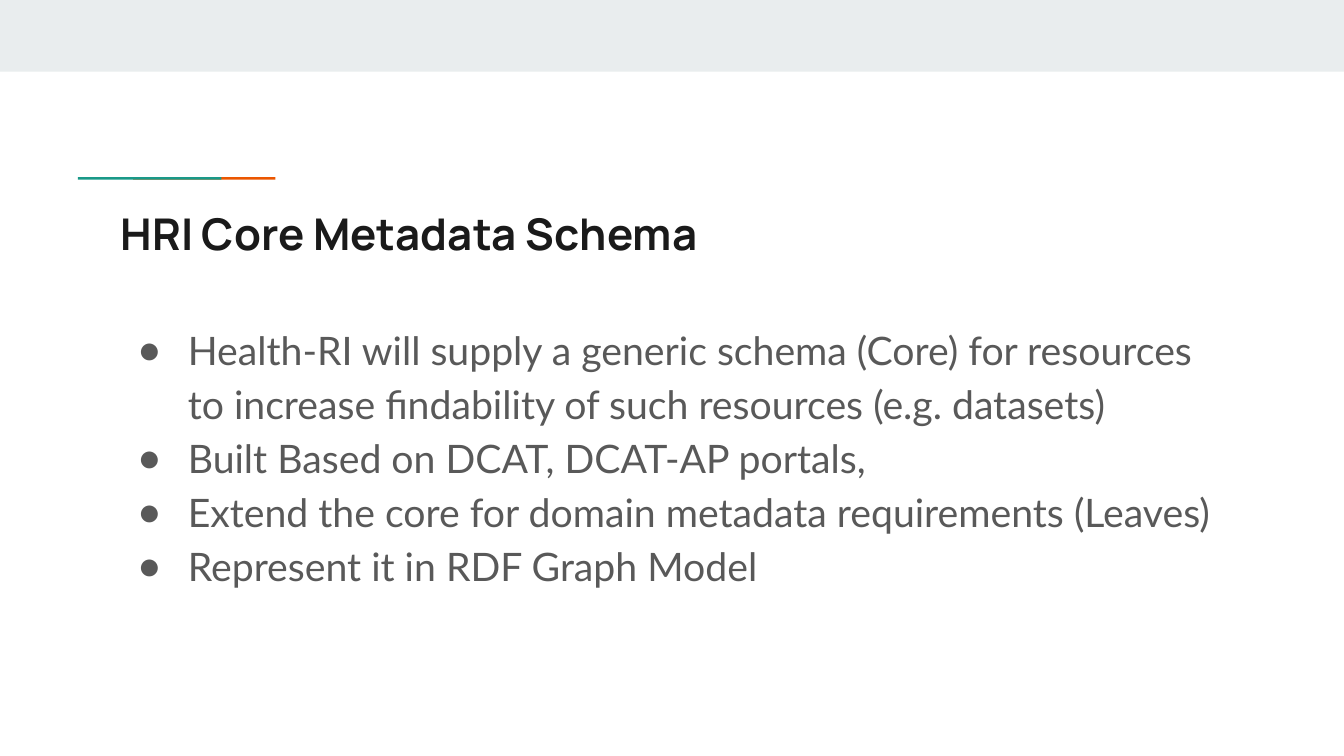
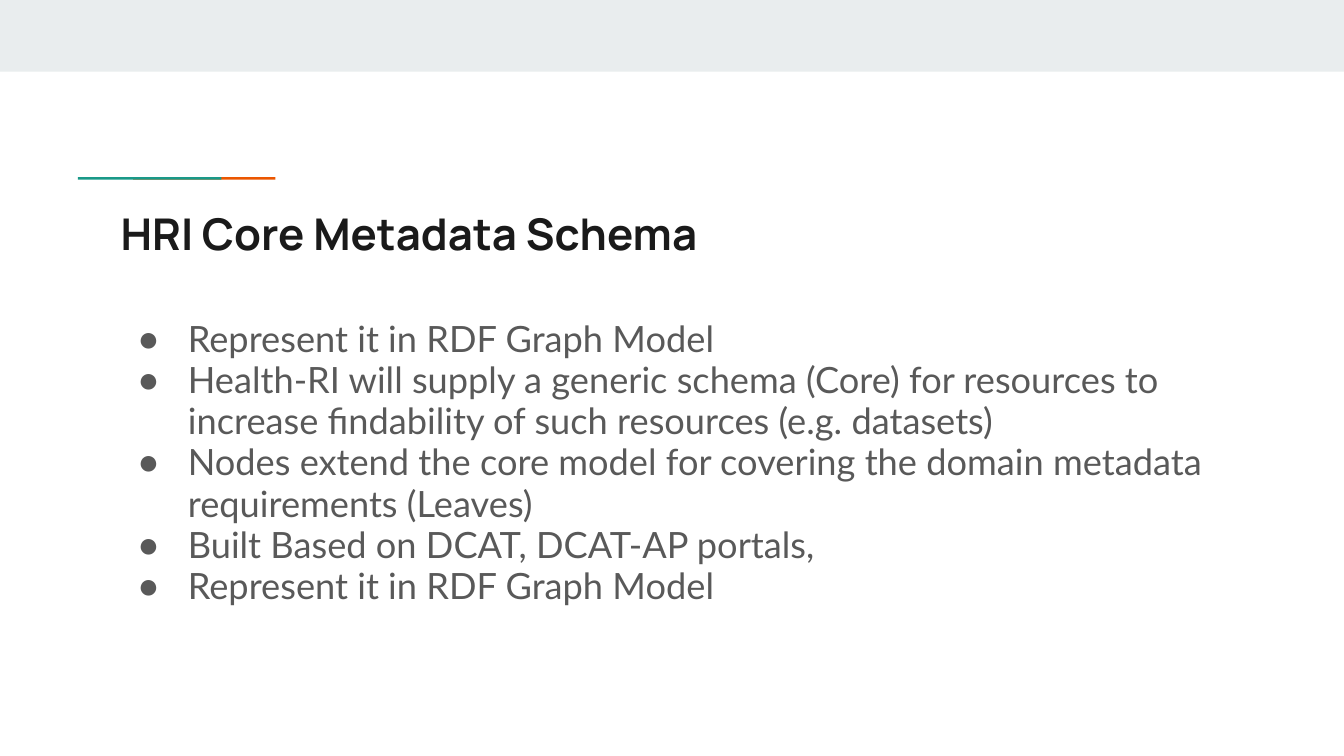
Before and after one commit to Health-RI/health-ri-metadata, a slide deck: slide 4 of Presentations/[DRAFT]HRI_Metadata_Schema_ImagingGroup_KickOff.pptx. Drawn at 1344x756 pixels with LibreOffice and Linux fonts; fonts in the diff are those of the drawing. Boxes give left, top, right and bottom in pixels: in the first picture for what was removed or moved away, otherwise in the second. Text is boxed around its words. In the diff, an @@ line names an element or a change of style, - is before the commit and + after.

```diff
--- a/Presentations/[DRAFT]HRI_Metadata_Schema_ImagingGroup_KickOff.pptx
+++ b/Presentations/[DRAFT]HRI_Metadata_Schema_ImagingGroup_KickOff.pptx
@@ text at [188,325,714,358]: paragraph added @@
+● Represent it in RDF Graph Model
@@ text at [188,365,1158,605]: size 21 to 19.4 pt in "Health-RI will supply a generic schema (Core) ...", "Built Based on DCAT, DCAT-AP portals,", "Represent it in RDF Graph Model"; line spacing 1.15 to 0.95 @@
@@ text at [188,448,1202,523]: paragraph added @@
+● Nodes extend the core model for covering the domain metadata requirements (Leaves)
@@ text at [188,497,1210,534]: paragraph removed @@
-● Extend the core for domain metadata requirements (Leaves)
```
Also in this commit, not shown: 4 other slides changed.
